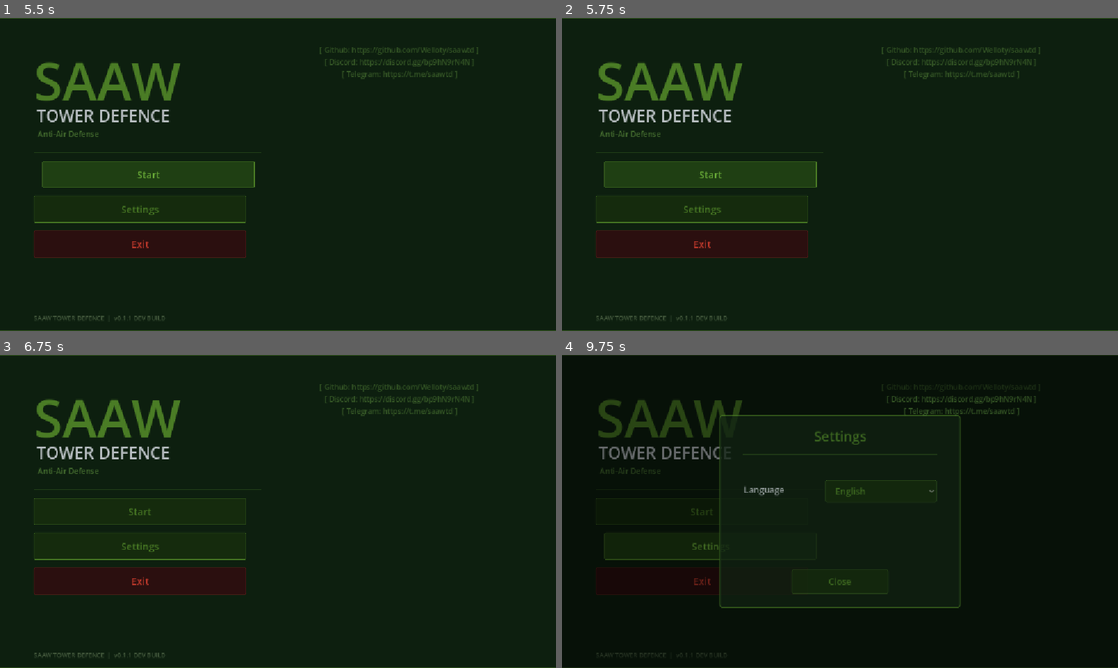
Above: before the commit, frames 1-4 (two rows, left to right).
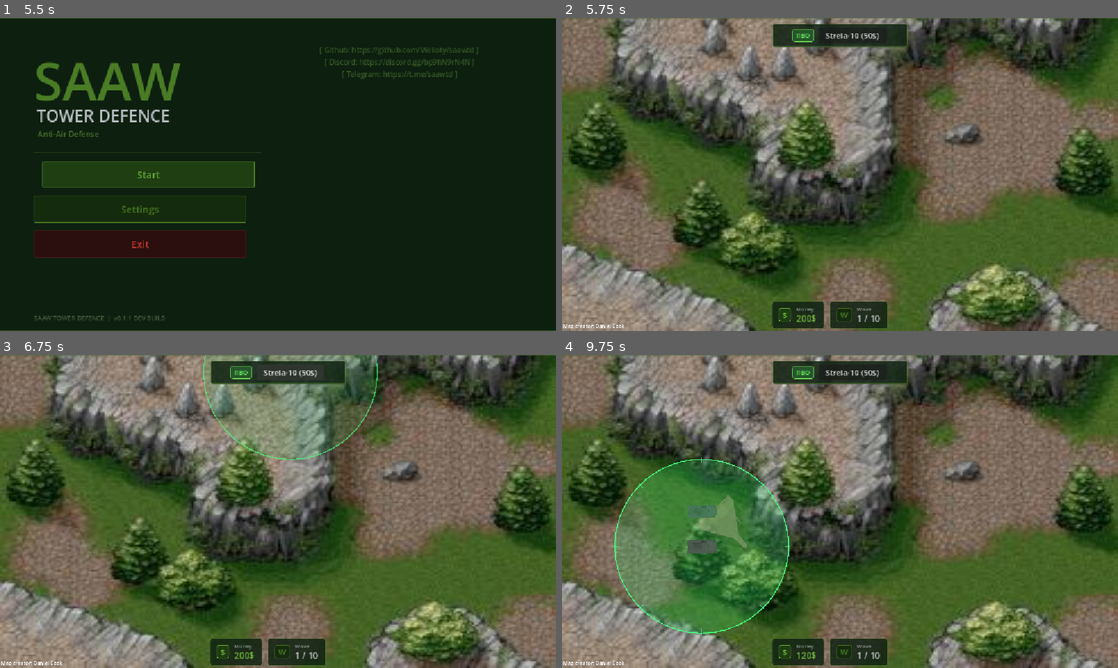
Above: after the commit, the same moments.

Repository: Welloty/saawtd
Game: Godot game, scene res://loading/control.tscn
The game is run twice, just before and just after one commit, with the same random seed, the same clock (stepped at 60 frames per second) and the same inputs.
Inputs (mouse positions are in pixels of both pictures, inside the frame that each line leads up to):
- Up to frame 1 (5.5 s): tap Enter at 0.5 s; move the mouse to (400, 158) at 0.52 s; click (400, 158) at 0.67 s; move the mouse to (166, 190) at 1.27 s; click (166, 190) at 1.42 s; move the mouse to (333, 105) at 2.02 s; click (333, 105) at 2.17 s; move the mouse to (250, 237) at 2.77 s; click (250, 237) at 2.92 s; move the mouse to (444, 221) at 3.52 s; click (444, 221) at 3.67 s; move the mouse to (111, 127) at 4.27 s; click (111, 127) at 4.42 s; click "Start" at 5 s
- Up to frame 2 (5.75 s): no input
- Up to frame 3 (6.75 s): click (150, 511) at 5.75 s, where only the run before the commit has a clickable "Start"; click (289, 373) at 6.5 s, where only the run after the commit has a clickable "Strela-10 (50$)"
- Up to frame 4 (9.75 s): click (851, 373) at 7.25 s, where only the run after the commit has a clickable "Strela-10 (50$)"; click (701, 511) at 8 s, where only the run before the commit has a clickable "Start"; click (851, 373) at 8.75 s, where only the run after the commit has a clickable "Strela-10 (50$)"; click (701, 545) at 9.5 s, where only the run before the commit has a clickable "Settings"

Frame 1 is identical in both runs. In frame 2, 90% of the frame differs, in the area x 0-100%, y 0-100%; in frame 3, 91%; in frame 4, 95%.

Commit message:
add missile and shadow

Diff:
--- a/lvl1/drone.gd
+++ b/lvl1/drone.gd
@@ -4,6 +4,9 @@
 @export var max_health: float = 80.0
 @export var reward_money: int = 20
 @export var path_follower: PathFollow2D
+@export var sun_direction := Vector2(15, 20)
+@onready var shadow_sprite: Sprite2D = $Shadow
+
 
 var health: float = 80.0
 
@@ -17,6 +20,10 @@
 func _cleanup_path_follower() -> void:
 	if is_instance_valid(path_follower):
 		path_follower.queue_free()
+
+func _process(_delta: float) -> void:
+	shadow_sprite.global_rotation = global_rotation + deg_to_rad(90)
+	shadow_sprite.global_position = global_position + sun_direction
 
 func _physics_process(delta: float) -> void:
 	if not is_instance_valid(path_follower):
--- a/lvl1/drone.tscn
+++ b/lvl1/drone.tscn
@@ -10,6 +10,12 @@
 [node name="Drone" type="CharacterBody2D" unique_id=1354707800]
 script = ExtResource("1_d5du7")
 
+[node name="Shadow" type="Sprite2D" parent="." unique_id=1227777398]
+modulate = Color(0, 0, 0, 0.50980395)
+position = Vector2(-22, 23)
+rotation = 1.5707964
+texture = ExtResource("2_g5748")
+
 [node name="Sprite2D" type="Sprite2D" parent="." unique_id=2096788497]
 rotation = 1.5707964
 texture = ExtResource("2_g5748")
--- a/lvl1/fpv.gd
+++ b/lvl1/fpv.gd
@@ -9,6 +9,8 @@
 @onready var propeller_rb: Sprite2D = $Propeller2
 @onready var propeller_rf: Sprite2D = $Propeller3
 @onready var propeller_lf: Sprite2D = $Propeller4
+@export var sun_direction := Vector2(15, 20)
+@onready var shadow_sprite: Sprite2D = $Shadow
 
 var health: float = 50.0
 
@@ -22,6 +24,10 @@
 func _cleanup_path_follower() -> void:
 	if is_instance_valid(path_follower):
 		path_follower.queue_free()
+
+func _process(_delta: float) -> void:
+	shadow_sprite.global_rotation = global_rotation + deg_to_rad(90)
+	shadow_sprite.global_position = global_position + sun_direction
 
 func _physics_process(delta: float) -> void:
 	if not is_instance_valid(path_follower):
--- a/lvl1/fpv.tscn
+++ b/lvl1/fpv.tscn
@@ -9,6 +9,12 @@
 
 [node name="Fpv" type="CharacterBody2D" unique_id=2064926873]
 script = ExtResource("1_168kf")
+
+[node name="Shadow" type="Sprite2D" parent="." unique_id=1975973759]
+modulate = Color(0, 0, 0, 0.50980395)
+position = Vector2(-6, 6)
+rotation = 1.5707964
+texture = ExtResource("1_f25y8")
 
 [node name="Sprite2D" type="Sprite2D" parent="." unique_id=1590518566]
 rotation = -1.5707964
--- /dev/null
+++ b/lvl1/missile.tscn
@@ -0,0 +1,18 @@
+[gd_scene format=3 uid="uid://632s7016d8mv"]
+
+[ext_resource type="Script" uid="uid://gcphcyj6v0g0" path="res://lvl1/misslie.gd" id="1_0uoyr"]
+[ext_resource type="Texture2D" uid="uid://bdbbrll7jbabr" path="res://lvl1/texture/raketa.png" id="2_bqn2q"]
+
+[sub_resource type="RectangleShape2D" id="RectangleShape2D_r3nmj"]
+size = Vector2(52, 6)
+
+[node name="Misslie" type="Area2D" unique_id=1477403538]
+script = ExtResource("1_0uoyr")
+
+[node name="Sprite2D" type="Sprite2D" parent="." unique_id=1559581659]
+rotation = -1.5707964
+scale = Vector2(0.3, 0.3)
+texture = ExtResource("2_bqn2q")
+
+[node name="CollisionShape2D" type="CollisionShape2D" parent="." unique_id=1249435505]
+shape = SubResource("RectangleShape2D_r3nmj")
--- /dev/null
+++ b/lvl1/misslie.gd
@@ -0,0 +1,22 @@
+extends Area2D
+
+@export var speed: float = 450.0
+@export var damage: float = 30.0
+
+var target: Node2D = null
+
+func _process(delta: float) -> void:
+	# Якщо ціль знищена під час польоту — ракета самознищується
+	if not is_instance_valid(target) or not target.is_inside_tree():
+		queue_free()
+		return
+	var direction = (target.global_position - global_position).normalized()
+	rotation = direction.angle()
+	global_position += direction * speed * delta
+	if global_position.distance_to(target.global_position) < 10.0:
+		_hit_target()
+
+func _hit_target() -> void:
+	if is_instance_valid(target) and target.has_method("take_damage"):
+		target.take_damage(damage)
+	queue_free()
--- a/lvl1/pvo_strela.gd
+++ b/lvl1/pvo_strela.gd
@@ -5,18 +5,17 @@
 @export var range_radius: float = 180.0
 @export var damage: float = 30.0
 @export var fire_rate: float = 0.45
-
+@export var missile_scene: PackedScene = preload("res://lvl1/missile.tscn")
 var is_ghost: bool = false
 var is_valid_placement: bool = true
 var show_range: bool = false
 var current_target: Node2D = null
 var fire_timer: float = 0.0
-
 @onready var turret_head: Node2D = $TurretHead
 @onready var barrel_left: Node2D = $TurretHead/BarrelLeft
 @onready var barrel_right: Node2D = $TurretHead/BarrelRight
-@onready var shot_line: Line2D = $ShotLine
 @onready var click_area: Area2D = $ClickArea
+var use_left_barrel: bool = true
 
 func _ready() -> void:
 	if not is_ghost:
@@ -27,14 +26,10 @@
 func _process(delta: float) -> void:
 	if is_ghost:
 		return
-
 	_update_target()
-
 	if is_instance_valid(current_target):
-		# Поворот башни
 		var target_angle = (current_target.global_position - turret_head.global_position).angle()
 		turret_head.rotation = lerp_angle(turret_head.rotation, target_angle, delta * 12.0)
-
 		fire_timer -= delta
 		if fire_timer <= 0.0:
 			_fire()
@@ -43,47 +38,29 @@
 func _update_target() -> void:
 	if not is_instance_valid(current_target) or not current_target.is_inside_tree() or global_position.distance_to(current_target.global_position) > range_radius:
 		current_target = null
-
 	if current_target != null:
 		return
-
-	# Поиск ближайшего дрона
 	var drones = get_tree().get_nodes_in_group("drones")
 	var closest_dist: float = range_radius + 1.0
 	var best_drone: Node2D = null
-
 	for drone in drones:
 		if is_instance_valid(drone) and drone.is_inside_tree():
 			var dist = global_position.distance_to(drone.global_position)
 			if dist <= range_radius and dist < closest_dist:
 				closest_dist = dist
 				best_drone = drone
-
 	current_target = best_drone
 
 func _fire() -> void:
-	if not is_instance_valid(current_target):
+	if not is_instance_valid(current_target) or missile_scene == null:
 		return
-
-	# Дамаг
-	if current_target.has_method("take_damage"):
-		current_target.take_damage(damage)
-
-	# визуальный эффект патрона
-	_show_shot_effect(current_target.global_position)
-
-func _show_shot_effect(target_pos: Vector2) -> void:
-	shot_line.clear_points()
-	var start_pos = barrel_left.global_position if randf() > 0.5 else barrel_right.global_position
-	shot_line.add_point(to_local(start_pos))
-	shot_line.add_point(to_local(target_pos))
-	shot_line.visible = true
-
-	var line_tween := create_tween()
-	line_tween.tween_property(shot_line, "modulate:a", 0.0, 0.08)
-	await line_tween.finished
-	shot_line.visible = false
-	shot_line.modulate.a = 1.0
+	var spawn_pos = barrel_left.global_position if use_left_barrel else barrel_right.global_position
+	use_left_barrel = not use_left_barrel
+	var missile = missile_scene.instantiate()
+	missile.global_position = spawn_pos
+	missile.target = current_target
+	missile.damage = damage
+	get_tree().current_scene.add_child(missile)
 
 func _draw() -> void:
 	if is_ghost:
@@ -92,12 +69,11 @@
 		draw_circle(Vector2.ZERO, range_radius, fill_color)
 		draw_arc(Vector2.ZERO, range_radius, 0, TAU, 64, border_color, 2.5)
 	elif show_range:
-		# радиус
+		# радіус
 		var fill_color = Color(0.15, 0.85, 0.45, 0.12)
 		var border_color = Color(0.25, 0.95, 0.5, 0.65)
 		draw_circle(Vector2.ZERO, range_radius, fill_color)
 		draw_arc(Vector2.ZERO, range_radius, 0, TAU, 64, border_color, 2.0)
-
 		for i in range(8):
 			var angle = i * (TAU / 8.0)
 			var inner_p = Vector2.RIGHT.rotated(angle) * (range_radius - 8)
--- a/lvl1/testMap.tscn
+++ b/lvl1/testMap.tscn
@@ -3,6 +3,8 @@
 [ext_resource type="Texture2D" uid="uid://djrtdu2nuo04g" path="res://lvl1/texture/lvl1map.jpg" id="3_cgmex"]
 [ext_resource type="PackedScene" path="res://lvl1/pause_menu.tscn" id="6_pause"]
 [ext_resource type="PackedScene" path="res://lvl1/hud.tscn" id="7_hud"]
+[ext_resource type="Script" path="res://lvl1/pvo_placement_manager.gd" id="8_placement"]
+[ext_resource type="Script" path="res://lvl1/wave_manager.gd" id="9_wave_mgr"]
 
 [sub_resource type="Curve2D" id="Curve2D_hd237"]
 _data = {
Binary file changed: locale/translations.en.translation
Binary file changed: locale/translations.ru.translation
Not shown, added: lvl1/misslie.gd.uid
Binary file added: lvl1/texture/raketa.png
Not shown, added: lvl1/texture/raketa.png.import
